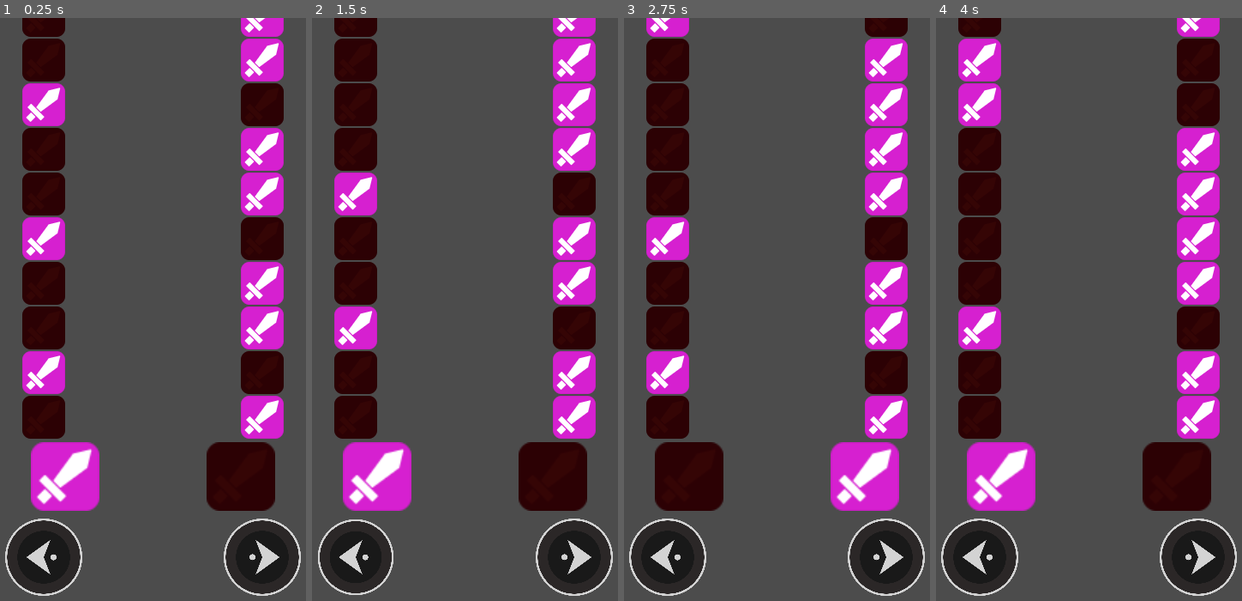
Above: before the commit, frames 1-4 (left to right).
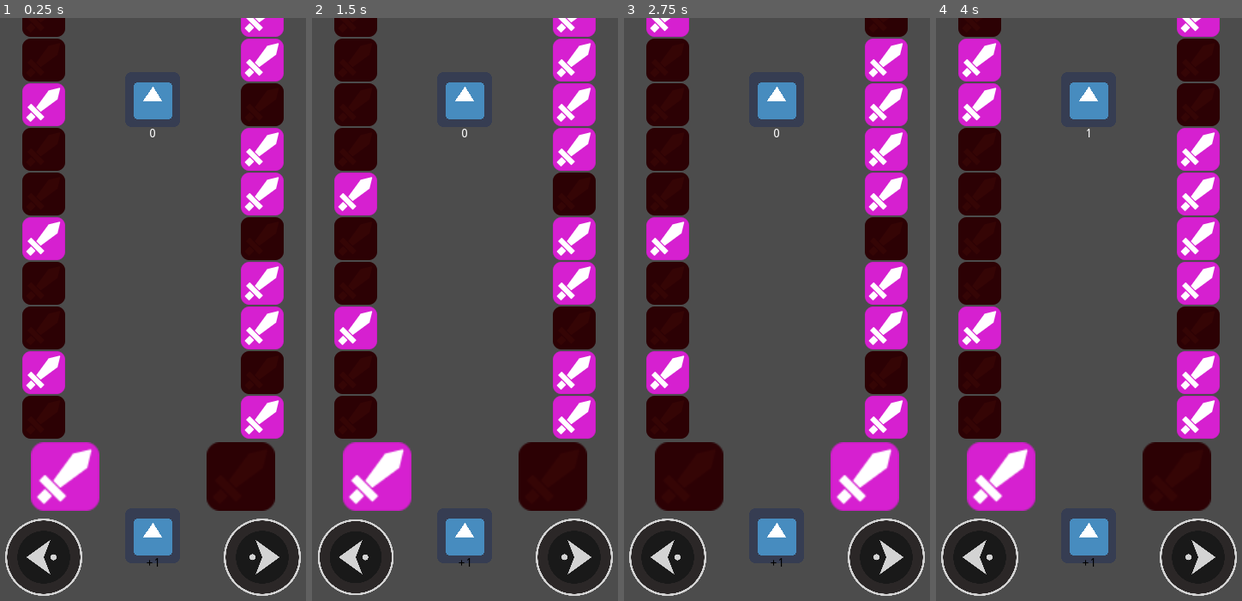
Above: after the commit, the same moments.

Repository: Raizu548/JAM-ChacoDevs
Game: Godot game, scene res://juego/nivel/Nivel.tscn
Same seed, same stepped clock (60 frames per second), same inputs: the game is played once before the commit and once after it. The project has no main scene, so this scene is started directly. The engine's default icon, where the game draws it, is replaced by a stand-in: a white triangle on a blue panel in a dark square.
Inputs:
- Up to frame 1 (0.25 s): no input
- Up to frame 2 (1.5 s): tap Enter at 0.5 s; tap Right (flecha_der) at 0.6, 1.35 s; tap Space at 1.25 s; hold Left (flecha_izq) from 1.28 s (still down)
- Up to frame 3 (2.75 s): tap Enter at 2 s; release Left (flecha_izq) at 2.03 s; tap Right (flecha_der) at 2.1 s
- Up to frame 4 (4 s): tap Space at 2.75 s; tap Right (flecha_der) at 2.85, 3.6 s; tap Enter at 3.5 s; hold Left (flecha_izq) from 3.53 s (still down)

The runs differ from the first frame. In frame 1, 1.6% of the frame differs, in the area x 43-57%, y 11-95%; in frame 2, 1.6%; in frame 3, 1.6%; in frame 4, 1.6%.

Commit message:
Puntuacion y moustro
Se creo la base

Diff:
--- /dev/null
+++ b/juego/Autoloads/DatosJuego.gd
@@ -0,0 +1,4 @@
+extends Node
+
+var nivel: int
+var puntosTotal: int
--- /dev/null
+++ b/juego/cuadroInformacion/PuntuacionInGame.gd
@@ -0,0 +1,13 @@
+class_name PuntuacionInGame
+extends Node2D
+
+onready var labelPuntuacion = $LabelPuntuacion
+var puntuacion: int = 0
+
+
+func _process(delta: float) -> void:
+	labelPuntuacion.text = "{pts}".format({"pts":puntuacion})
+
+
+func agregarPunto(bonus: int) -> void:
+	puntuacion += bonus
--- /dev/null
+++ b/juego/cuadroInformacion/PuntuacionInGame.tscn
@@ -0,0 +1,19 @@
+[gd_scene load_steps=3 format=2]
+
+[ext_resource path="res://icon.png" type="Texture" id=1]
+[ext_resource path="res://juego/cuadroInformacion/PuntuacionInGame.gd" type="Script" id=2]
+
+[node name="PuntuacionInGame" type="Node2D"]
+script = ExtResource( 2 )
+
+[node name="Sprite" type="Sprite" parent="."]
+texture = ExtResource( 1 )
+
+[node name="LabelPuntuacion" type="Label" parent="."]
+margin_left = -20.0
+margin_top = 33.0
+margin_right = 20.0
+margin_bottom = 47.0
+text = "0"
+align = 1
+valign = 1
--- /dev/null
+++ b/juego/moustro/Moustro.gd
@@ -0,0 +1,11 @@
+class_name Moustro
+extends Node2D
+
+onready var labelBonus = $LabelBonus
+
+var bonus: int
+var arrayBonus = [1,2,3,4]
+
+func _ready() -> void:
+	bonus = arrayBonus[DatosJuego.nivel]
+	labelBonus.text = "+{bonus}".format({"bonus":bonus})
--- /dev/null
+++ b/juego/moustro/Moustro.tscn
@@ -0,0 +1,20 @@
+[gd_scene load_steps=3 format=2]
+
+[ext_resource path="res://icon.png" type="Texture" id=1]
+[ext_resource path="res://juego/moustro/Moustro.gd" type="Script" id=2]
+
+[node name="Moustro" type="Node2D"]
+script = ExtResource( 2 )
+
+[node name="SpriteNivel1" type="Sprite" parent="."]
+texture = ExtResource( 1 )
+
+[node name="LabelBonus" type="Label" parent="."]
+margin_left = -19.0
+margin_top = 25.0
+margin_right = 21.0
+margin_bottom = 39.0
+custom_colors/font_color = Color( 0, 0, 0, 1 )
+text = "+5"
+align = 1
+valign = 1
--- a/juego/nivel/Nivel.gd
+++ b/juego/nivel/Nivel.gd
@@ -14,6 +14,8 @@
 onready var tween = $TweenDesplazamiento
 onready var tweenDesap = $TweenDesaparecer
 onready var timerPulso = $TimerPulsacion
+onready var contenedorPuntuacion = $PuntuacionInGame
+onready var moustroDatos = $Moustro
 
 var tamano = 1.6
 var puedePulsar = true
@@ -21,6 +23,7 @@
 var velocidadAnimacion = 0.1
 
 func _ready() -> void:
+	iniciar_juego()
 	timerPulso.wait_time = cadenciaPulsacion
 	var posiciones = contPosIzq.get_child_count()
 
@@ -51,6 +54,7 @@
 			botonDer.esPresionado()
 			var objeto: CuadroAccion = get_node("contenedorDer").get_child(0)
 			mover_al_centro(objeto)
+			obtenerPunto(objeto)
 			objeto = get_node("contenedorIzq").get_child(0)
 			desaparecer_objeto(objeto,posFueraIzq)
 
@@ -64,6 +68,7 @@
 			botonIzq.esPresionado()
 			var objeto: CuadroAccion = get_node("contenedorIzq").get_child(0)
 			mover_al_centro(objeto)
+			obtenerPunto(objeto)
 			objeto = get_node("contenedorDer").get_child(0)
 			desaparecer_objeto(objeto,posFueraDer)
 
@@ -142,6 +147,17 @@
 	get_node("contenedorDer").add_child(nuevo_cuadro_der)
 
 
+func obtenerPunto(objeto: CuadroAccion) -> void:
+	if objeto.get_tipo() == "espada":
+		contenedorPuntuacion.agregarPunto(moustroDatos.bonus)
+	else:
+		print("mori")
+
+
+func iniciar_juego() -> void: # Temporal
+	DatosJuego.nivel = 1
+	DatosJuego.puntosTotal = 0
+
 func _on_TweenDesaparecer_tween_completed(object: Object, key: NodePath) -> void:
 	object.queue_free()
 
--- a/juego/nivel/Nivel.tscn
+++ b/juego/nivel/Nivel.tscn
@@ -1,9 +1,10 @@
-[gd_scene load_steps=5 format=2]
+[gd_scene load_steps=6 format=2]
 
 [ext_resource path="res://juego/botones/BotonFlecha.tscn" type="PackedScene" id=1]
 [ext_resource path="res://juego/nivel/Nivel.gd" type="Script" id=2]
 [ext_resource path="res://juego/cuadros/CuadroAccion.tscn" type="PackedScene" id=3]
-[ext_resource path="res://icon.png" type="Texture" id=4]
+[ext_resource path="res://juego/moustro/Moustro.tscn" type="PackedScene" id=5]
+[ext_resource path="res://juego/cuadroInformacion/PuntuacionInGame.tscn" type="PackedScene" id=6]
 
 [node name="Nivel" type="Node2D"]
 script = ExtResource( 2 )
@@ -118,13 +119,11 @@
 
 [node name="TimerPulsacion" type="Timer" parent="."]
 
-[node name="Icon" type="Sprite" parent="."]
-visible = false
-position = Vector2( 212, 588 )
-scale = Vector2( 1.92188, 1.92188 )
-z_index = 35
-z_as_relative = false
-texture = ExtResource( 4 )
+[node name="Moustro" parent="." instance=ExtResource( 5 )]
+position = Vector2( 212, 603 )
+
+[node name="PuntuacionInGame" parent="." instance=ExtResource( 6 )]
+position = Vector2( 212, 95 )
 
 [connection signal="tween_completed" from="TweenDesaparecer" to="." method="_on_TweenDesaparecer_tween_completed"]
 [connection signal="timeout" from="TimerPulsacion" to="." method="_on_TimerPulsacion_timeout"]
--- a/project.godot
+++ b/project.godot
@@ -18,16 +18,32 @@
 "class": "CuadroAccion",
 "language": "GDScript",
 "path": "res://juego/cuadros/CuadroAccion.gd"
+}, {
+"base": "Node2D",
+"class": "Moustro",
+"language": "GDScript",
+"path": "res://juego/moustro/Moustro.gd"
+}, {
+"base": "Node2D",
+"class": "PuntuacionInGame",
+"language": "GDScript",
+"path": "res://juego/cuadroInformacion/PuntuacionInGame.gd"
 } ]
 _global_script_class_icons={
 "BotonFlecha": "",
-"CuadroAccion": ""
+"CuadroAccion": "",
+"Moustro": "",
+"PuntuacionInGame": ""
 }
 
 [application]
 
 config/name="JAM-ChacoDevs"
 config/icon="res://icon.png"
+
+[autoload]
+
+DatosJuego="*res://juego/Autoloads/DatosJuego.gd"
 
 [display]
 
